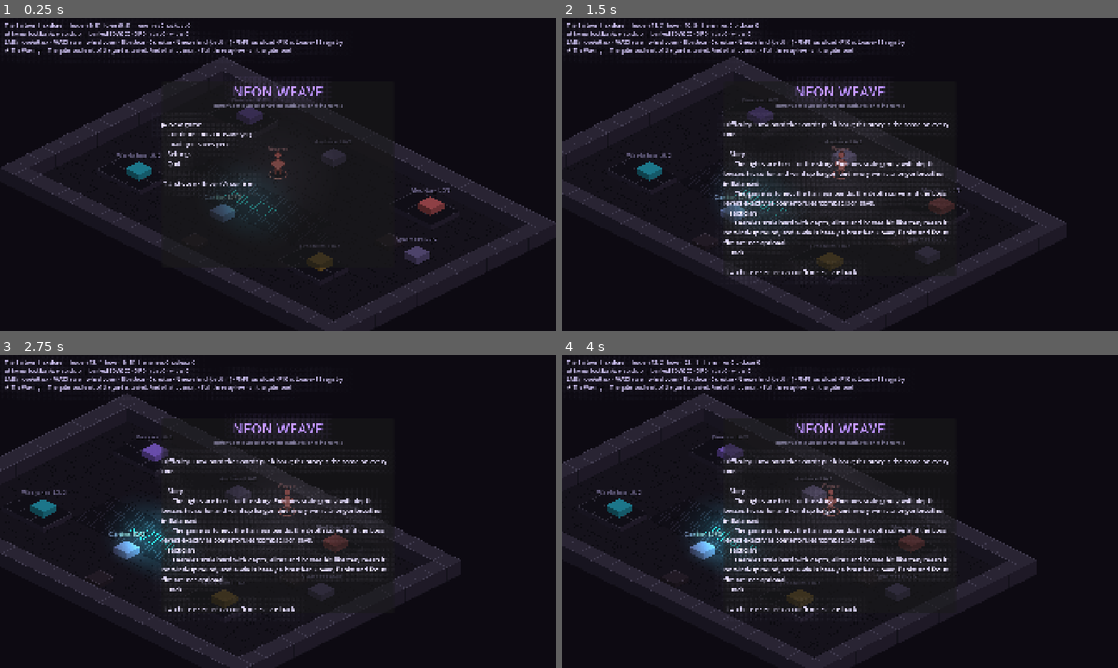
Above: before the commit, frames 1-4 (two rows, left to right).
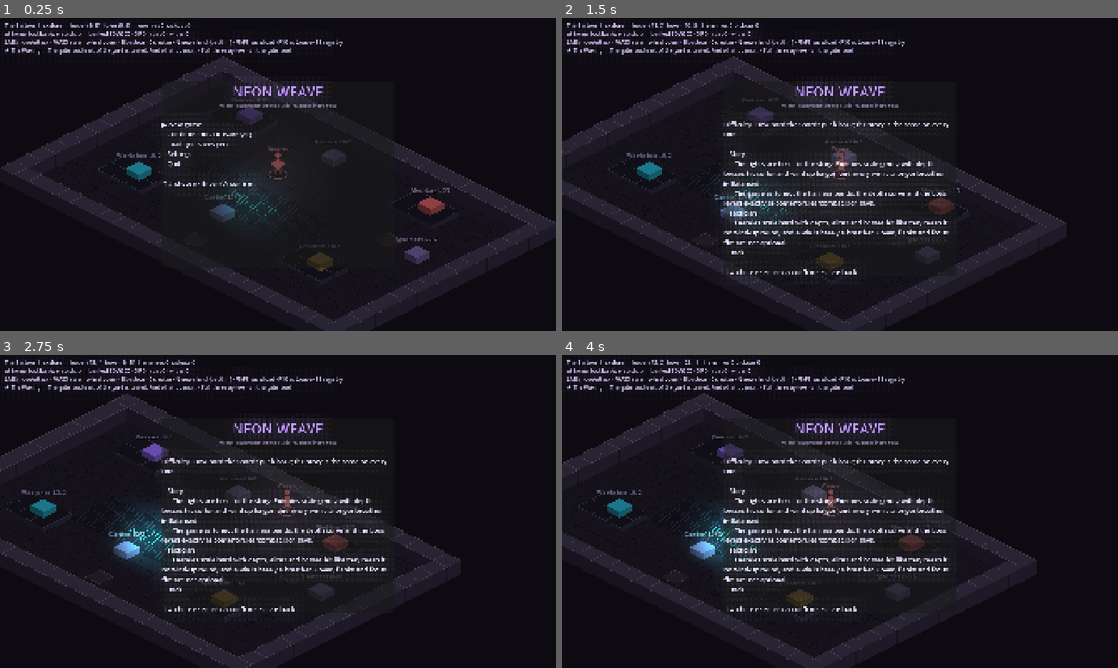
Above: after the commit, the same moments.

Repository: J4KD3N/neon-weave
Game: Godot game, scene res://scenes/main.tscn
Same seed, same stepped clock (60 frames per second), same inputs: the game is played once before the commit and once after it.
Inputs (mouse positions are in pixels of both pictures, inside the frame that each line leads up to):
- Up to frame 1 (0.25 s): no input
- Up to frame 2 (1.5 s): tap Enter (confirm) at 0.5 s; move the mouse to (962, 158) at 0.52 s; hold D (move_right) 0.53-1.25 s; hold T (weave) 0.53-1.25 s; click (962, 158) at 0.67 s; drag from (728, 190) to (812, 237) at 1.27 s
- Up to frame 3 (2.75 s): move the mouse to (333, 442) at 2.02 s; hold D (move_right) from 2.03 s (still down); hold T (weave) from 2.03 s (still down); tap 2 (ability_2) at 2.1 s
- Up to frame 4 (4 s): release D (move_right) at 2.75 s; release T (weave) at 2.75 s; drag from (812, 574) to (673, 464) at 2.77 s; move the mouse to (1006, 558) at 3.52 s; hold A (move_left) from 3.53 s (still down); hold T (weave) from 3.53 s (still down); tap 4 (ability_4) at 3.6 s

The runs differ from the first frame. In frame 1, 0.2% of the frame differs, in the area x 38-62%, y 27-29%; in frame 2, 0.2%; in frame 3, 0.2%; in frame 4, 0.2%.

Commit message:
S60: 1.0 close: the campaign test at every difficulty, the gaps triaged, v1.0.0 with release notes
The campaign test plays Act 1 six times, every difficulty in both
death-stakes modes, and the four paths from each, twenty-four endings,
plus the Iron Weave run: the gate the M4 plan named. Versions move
together to 1.0.0 (project and macOS preset); the title line drops
"demo". docs/gaps.md is triaged at the end of M4 with a verdict at its
head: the code and the content are complete and gated, and what remains
needs a person other than a session, each with a hand-off, a checklist
and a gate. docs/m4-plan.md carries the exit criteria, three ticked and
three waiting on people. docs/release-notes/v1.0.0.md says what is new
since v0.3.0 and what 1.0 is and is not. D-115.

Co-Authored-By: Claude Fable 5.1 <noreply@anthropic.com>

Diff:
--- a/project.godot
+++ b/project.godot
@@ -12,7 +12,7 @@
 
 config/name="Neon Weave"
 config/description="Open-source, moddable, party-based isometric arcane-cyberpunk CRPG."
-config/version="0.3.0"
+config/version="1.0.0"
 run/main_scene="res://scenes/main.tscn"
 config/features=PackedStringArray("4.7", "Forward Plus")
 config/icon="res://icon.svg"
--- a/src/ui/title_menu.gd
+++ b/src/ui/title_menu.gd
@@ -33,7 +33,7 @@
 	box.add_child(title_label)
 	var version := Label.new()
 	version_label = version
-	version.text = Loc.t("demo v%s · placeholder art and audio, real ones in progress") % String(ProjectSettings.get_setting("application/config/version", "0.0.0"))
+	version.text = Loc.t("v%s · placeholder art and audio, real ones in progress") % String(ProjectSettings.get_setting("application/config/version", "0.0.0"))
 	version.add_theme_font_size_override("font_size", 15)
 	version.add_theme_color_override("font_color", Color(0.6, 0.58, 0.72))
 	version.horizontal_alignment = HORIZONTAL_ALIGNMENT_CENTER
@@ -48,7 +48,7 @@
 
 func show_rows(p_page: String, p_rows: Array[Dictionary]) -> void:
 	title_label.text = Loc.t("NEON WEAVE")
-	version_label.text = Loc.t("demo v%s · placeholder art and audio, real ones in progress") % String(ProjectSettings.get_setting("application/config/version", "0.0.0"))
+	version_label.text = Loc.t("v%s · placeholder art and audio, real ones in progress") % String(ProjectSettings.get_setting("application/config/version", "0.0.0"))
 	page = p_page
 	rows = p_rows
 	cursor = 0
--- a/tests/unit/test_campaign_full.gd
+++ b/tests/unit/test_campaign_full.gd
@@ -401,14 +401,16 @@
 	assert_contains(world.ending_menu.label.text, "NEON WEAVE")
 
 
-## The eight endings, each death-stakes mode on its own difficulty (S50):
-## Story-Protected on Story, Mortal on Balanced. Then Iron Weave on
-## Tactician (S50): one path straight through with no slot save and no
-## reload, the autosave the only way back in, the account keeping the run.
+## Every path on every difficulty in both death-stakes modes (S60: the 1.0
+## gate): Act 1 six times, four endings each, twenty-four endings. Then
+## Iron Weave on Tactician (S50): one path straight through with no slot
+## save and no reload, the autosave the only way back in, the account
+## keeping the run.
 func test_three_acts_on_every_path_in_both_death_stakes_modes() -> void:
 	var started := Time.get_ticks_msec()
 	seed(20260921)
-	for mode: Dictionary in [{"mortal": false, "difficulty": "story"}, {"mortal": true, "difficulty": "balanced"}]:
+	var endings := 0
+	for mode: Dictionary in [{"mortal": false, "difficulty": "story"}, {"mortal": true, "difficulty": "story"}, {"mortal": false, "difficulty": "balanced"}, {"mortal": true, "difficulty": "balanced"}, {"mortal": false, "difficulty": "tactician"}, {"mortal": true, "difficulty": "tactician"}]:
 		var mortal: bool = mode["mortal"]
 		var difficulty: String = mode["difficulty"]
 		_play_act1(mortal, difficulty)
@@ -429,6 +431,7 @@
 				assert_true(fates.contains("Dax's family") or fates.contains("Dax's"), "a dead man's line")
 			assert_contains(fates, "Sera: ")
 			world.close_ending()
+			endings += 1
 			print("  campaign: %s path (%s) to %s in %.0f s" % ["unsworn" if faction.is_empty() else faction, "mortal" if mortal else "story-protected", ENDING[faction], (Time.get_ticks_msec() - run_started) / 1000.0])
 		_drop(world)
 		_cleanup()
@@ -452,7 +455,9 @@
 	assert_true(world.account.has("iron_weave:lattice_order"), "and kept as a key")
 	assert_true(world.narrative.flag("iron_weave_complete"))
 	world.close_ending()
+	endings += 1
 	print("  campaign: iron weave (tactician) lattice path to %s in %.0f s" % [ENDING["lattice"], (Time.get_ticks_msec() - iron_started) / 1000.0])
 	var total := (Time.get_ticks_msec() - started) / 1000.0
-	print("  campaign: nine endings in %.0f s" % total)
+	assert_eq(endings, 25, "six Act 1s times four paths, plus Iron Weave")
+	print("  campaign: %d endings in %.0f s" % [endings, total])
 	assert_true(total < BUDGET_SECONDS, "the campaign test runs under %.0f s (took %.0f s)" % [BUDGET_SECONDS, total])
Not shown, changed: export_presets.cfg
Not shown, changed: README.md
Not shown, changed: apple/READINESS.md
Not shown, changed: docs/decisions.md
Not shown, changed: docs/gaps.md
Not shown, changed: docs/m4-plan.md
Not shown, added: docs/release-notes/v1.0.0.md
Not shown, changed: docs/store-page.md
